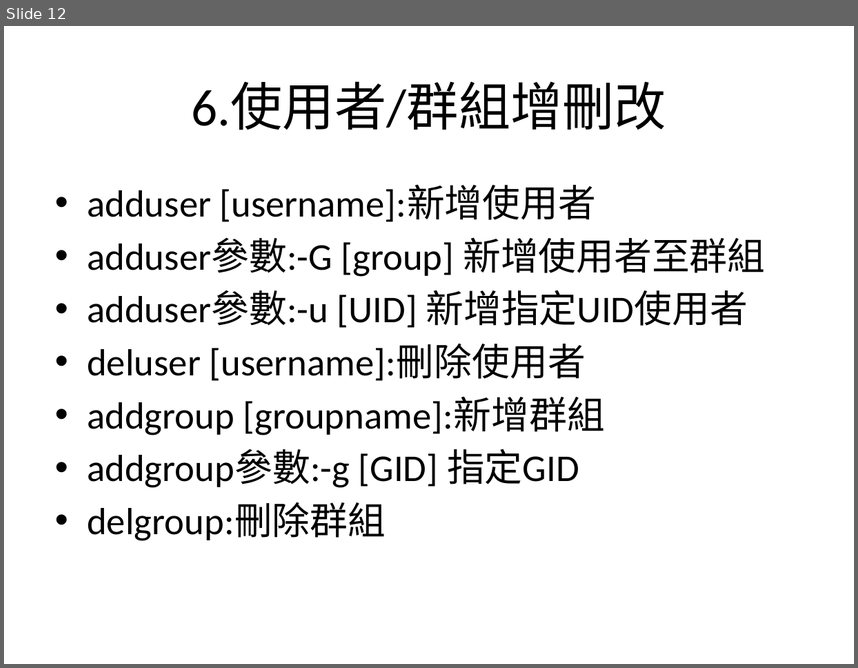
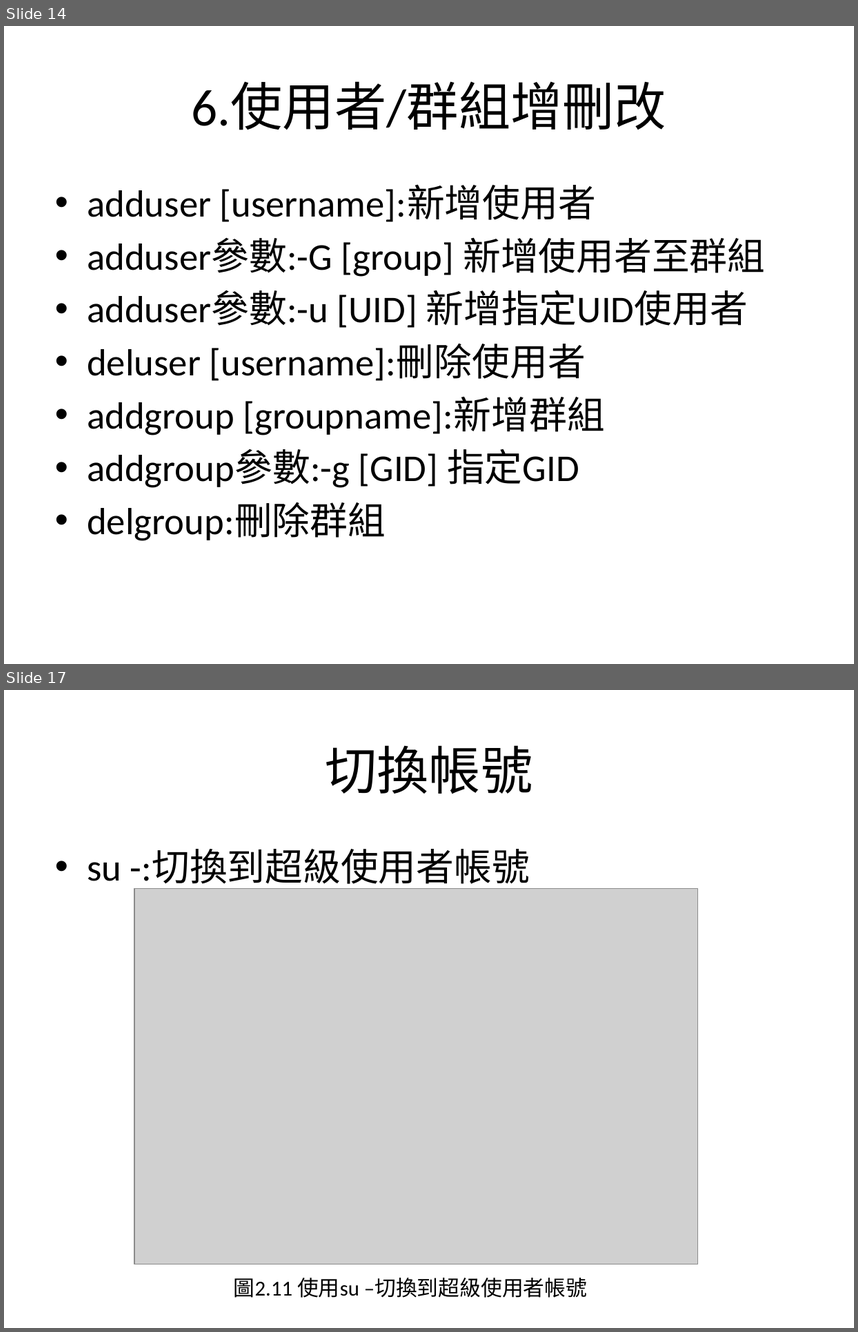
Before and after one commit to charlie11438/note, a slide deck: Linux/Linux_2.pptx. Shown one above the other, each under a label of ours: slide 12 before the commit, slides 14 and 17 after it; the slides between them are not shown. The pictures are 858x668 and 858x1332 pixels, drawn with LibreOffice and Linux fonts; fonts in the diff are those of the drawing; grey boxes stand for pictures. Boxes give left, top, right and bottom in pixels: in the first picture for what was removed or moved away, otherwise in the second. Text is boxed around its words. In the diff, an @@ line names an element or a change of style, - is before the commit and + after.

```diff
--- a/Linux/Linux_2.pptx
+++ b/Linux/Linux_2.pptx
@@ slide 17 added at (4, 690, 854, 1328), background #FFFFFF @@
@@ title added at (325, 745, 533, 794), 44 pt, text #000000 @@
+切換帳號
@@ text added at (87, 849, 530, 889), 32 pt, text #000000 @@
+• su -:切換到超級使用者帳號
@@ picture added at (135, 888, 699, 1264) @@
@@ text added at (234, 1277, 587, 1297), 18 pt, text #000000 @@
+圖2.11 使用su –切換到超級使用者帳號
@@ what was slide 12 is now slide 14 @@
```
Also in this commit, not shown: 5 slides changed, 2 other slides added.
